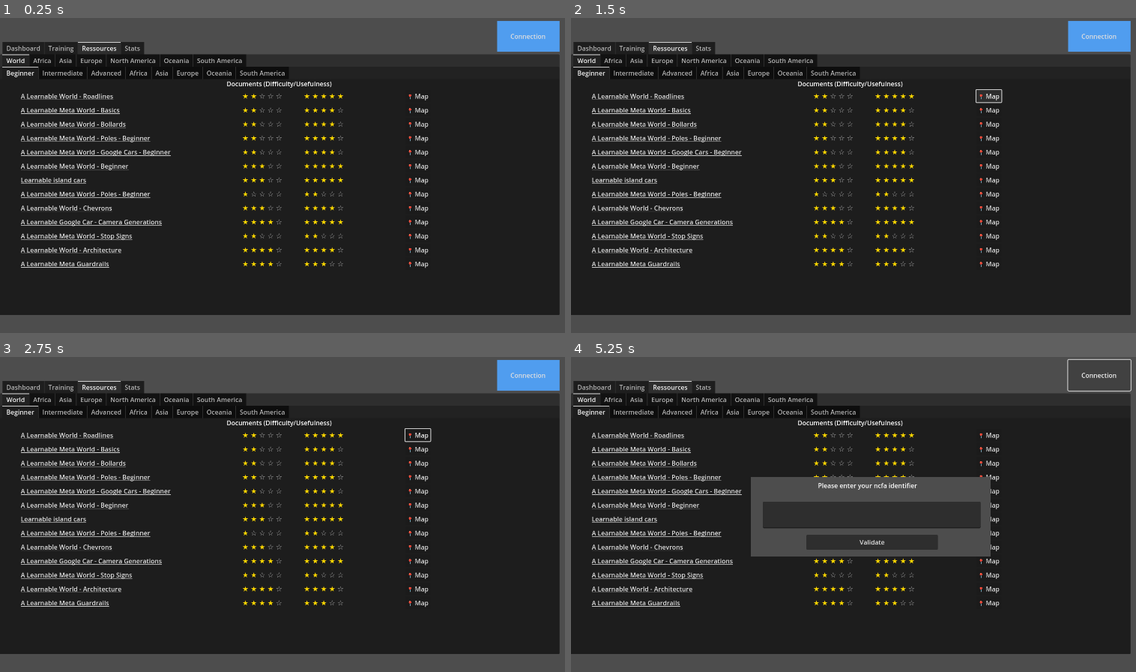
Above: before the commit, frames 1-4 (two rows, left to right).
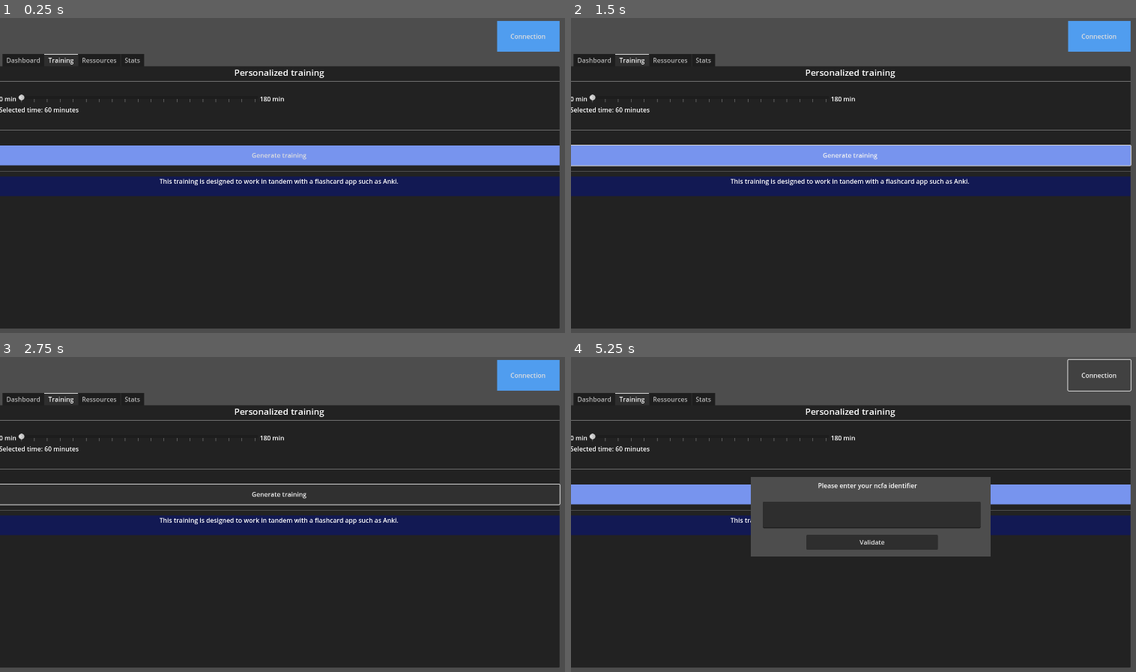
Above: after the commit, the same moments.

Repository: PierreSmague/GeoTrainer
Game: Godot game, scene res://scenes/main_menu.tscn
Two runs of this game, one before a commit and one after it. Both use one fixed random seed, a clock stepped at 60 frames per second and the inputs below.
Inputs (mouse positions are in pixels of both pictures, inside the frame that each line leads up to):
- Up to frame 1 (0.25 s): no input
- Up to frame 2 (1.5 s): click (847, 156) at 0.5 s, where only the run after the commit has a clickable "Generate training"; click (989, 96) at 1.25 s, where only the run before the commit has a clickable "📍 Map"
- Up to frame 3 (2.75 s): click (276, 495) at 2 s, where only the run after the commit has a clickable "Generate training"
- Up to frame 4 (5.25 s): click (989, 435) at 2.75 s, where only the run before the commit has a clickable "📍 Map"; click (847, 495) at 3.5 s, where only the run after the commit has a clickable "Generate training"; click (989, 435) at 4.25 s, where only the run before the commit has a clickable "📍 Map"; click "Connection" at 5 s

The runs differ from the first frame. In frame 1, 25% of the frame differs, in the area x 0-100%, y 7-99%; in frame 2, 26%; in frame 3, 20%; in frame 4, 20%.
Error before the commit: Invalid assignment of property or key 'visible' with value of type 'bool' on a base object of type 'null instance'. (res://scripts/connection_api.gd:61)

Commit message:
Add files via upload

Diff:
--- a/scenes/main_menu.tscn
+++ b/scenes/main_menu.tscn
@@ -7,6 +7,8 @@
 [ext_resource type="Script" uid="uid://dbrf0pdrmrefs" path="res://scripts/popup_analyze.gd" id="6_jk1qb"]
 [ext_resource type="Script" uid="uid://cbwvmm6no053s" path="res://scripts/connection_api.gd" id="6_oa1go"]
 [ext_resource type="Script" uid="uid://746mj0q7o37i" path="res://scripts/connection.gd" id="6_rtw2f"]
+[ext_resource type="Script" uid="uid://d0un3lqmb02js" path="res://scripts/reset_id.gd" id="7_7b55j"]
+[ext_resource type="Script" uid="uid://3mhvw8uhvo6f" path="res://scripts/priority_panel.gd" id="8_1ajci"]
 [ext_resource type="Script" uid="uid://cwrvgafi0vwwx" path="res://scripts/countries_ressources.gd" id="8_rcqid"]
 [ext_resource type="Script" uid="uid://dp8q83sg7qjmw" path="res://scripts/duels.gd" id="8_tbmy8"]
 [ext_resource type="Script" uid="uid://bpss2m8qpqmwd" path="res://scripts/duels_elo.gd" id="9_jk1qb"]
@@ -22,6 +24,22 @@
 
 [sub_resource type="StyleBoxFlat" id="StyleBoxFlat_tbmy8"]
 bg_color = Color(0.17770422, 0.636676, 0.9153496, 1)
+
+[sub_resource type="StyleBoxFlat" id="StyleBoxFlat_5pajh"]
+bg_color = Color(0.25051188, 0.62735, 0.92127717, 1)
+
+[sub_resource type="StyleBoxFlat" id="StyleBoxFlat_7b55j"]
+bg_color = Color(0.4679566, 0.57847375, 0.9329873, 1)
+
+[sub_resource type="StyleBoxFlat" id="StyleBoxFlat_j7ex8"]
+bg_color = Color(0.07288691, 0.09716912, 0.32647663, 1)
+
+[sub_resource type="StyleBoxFlat" id="StyleBoxFlat_rcqid"]
+
+[sub_resource type="ButtonGroup" id="ButtonGroup_rcqid"]
+
+[sub_resource type="StyleBoxFlat" id="StyleBoxFlat_1ajci"]
+bg_color = Color(0.22548616, 0.62942016, 0.92561066, 1)
 
 [node name="GeoTrainer" type="Control"]
 layout_mode = 3
@@ -99,11 +117,6 @@
 layout_mode = 2
 horizontal_alignment = 2
 
-[node name="Country" type="Label" parent="Connection API/AuthSlot/Profile_infos"]
-layout_mode = 2
-horizontal_alignment = 2
-uppercase = true
-
 [node name="ImportGames" type="Button" parent="Connection API/AuthSlot"]
 layout_mode = 0
 offset_left = -85.0
@@ -240,13 +253,25 @@
 vertical_alignment = 1
 autowrap_mode = 2
 
+[node name="ResetID" type="Button" parent="Connection API/AuthSlot"]
+layout_mode = 0
+offset_left = 74.0
+offset_top = 58.0
+offset_right = 231.0
+offset_bottom = 82.0
+theme_override_styles/normal = SubResource("StyleBoxFlat_5pajh")
+text = "Reset profile"
+script = ExtResource("7_7b55j")
+
+[node name="ConfirmationPopup" type="ConfirmationDialog" parent="Connection API/AuthSlot"]
+
 [node name="Tabs" type="TabContainer" parent="."]
 layout_mode = 0
 offset_left = -2.0
-offset_top = 60.0
+offset_top = 90.0
 offset_right = 1400.0
-offset_bottom = 744.0
-current_tab = 2
+offset_bottom = 778.0
+current_tab = 1
 script = ExtResource("2_rtw2f")
 
 [node name="Dashboard" type="Control" parent="Tabs"]
@@ -254,12 +279,114 @@
 layout_mode = 2
 metadata/_tab_index = 0
 
-[node name="Training" type="Control" parent="Tabs"]
-visible = false
+[node name="MainContainer" type="HBoxContainer" parent="Tabs/Dashboard"]
+layout_mode = 0
+offset_right = 1402.0
+offset_bottom = 657.0
+
+[node name="PriorityPanel" type="PanelContainer" parent="Tabs/Dashboard/MainContainer"]
+layout_mode = 2
+size_flags_horizontal = 3
+script = ExtResource("8_1ajci")
+
+[node name="Priorities" type="VBoxContainer" parent="Tabs/Dashboard/MainContainer/PriorityPanel"]
+layout_mode = 2
+
+[node name="Title" type="Label" parent="Tabs/Dashboard/MainContainer/PriorityPanel/Priorities"]
+layout_mode = 2
+text = "Training Priorities"
+horizontal_alignment = 1
+
+[node name="ScrollContainer" type="ScrollContainer" parent="Tabs/Dashboard/MainContainer/PriorityPanel/Priorities"]
+custom_minimum_size = Vector2(0, 620)
+layout_mode = 2
+
+[node name="PriorityList" type="VBoxContainer" parent="Tabs/Dashboard/MainContainer/PriorityPanel/Priorities/ScrollContainer"]
+layout_mode = 2
+size_flags_horizontal = 6
+alignment = 1
+
+[node name="RightPanel" type="Control" parent="Tabs/Dashboard/MainContainer"]
+layout_mode = 2
+size_flags_horizontal = 3
+
+[node name="Training" type="PanelContainer" parent="Tabs"]
 layout_mode = 2
 metadata/_tab_index = 1
 
+[node name="RootVBox" type="VBoxContainer" parent="Tabs/Training"]
+layout_mode = 2
+
+[node name="TimeTitle" type="Label" parent="Tabs/Training/RootVBox"]
+layout_mode = 2
+theme_override_font_sizes/font_size = 22
+text = "Personalized training"
+horizontal_alignment = 1
+
+[node name="HSeparator" type="HSeparator" parent="Tabs/Training/RootVBox"]
+layout_mode = 2
+
+[node name="TimeSelection" type="VBoxContainer" parent="Tabs/Training/RootVBox"]
+layout_mode = 2
+
+[node name="TimeTitle" type="Label" parent="Tabs/Training/RootVBox/TimeSelection"]
+layout_mode = 2
+
+[node name="TimeSliderRow" type="HBoxContainer" parent="Tabs/Training/RootVBox/TimeSelection"]
+layout_mode = 2
+
+[node name="TimeMinLabel" type="Label" parent="Tabs/Training/RootVBox/TimeSelection/TimeSliderRow"]
+layout_mode = 2
+text = "0 min"
+
+[node name="TimeSlider" type="HSlider" parent="Tabs/Training/RootVBox/TimeSelection/TimeSliderRow"]
+custom_minimum_size = Vector2(600, 0)
+layout_mode = 2
+max_value = 18.0
+tick_count = 19
+ticks_on_borders = true
+
+[node name="TimeMaxLabel" type="Label" parent="Tabs/Training/RootVBox/TimeSelection/TimeSliderRow"]
+layout_mode = 2
+text = "180 min"
+
+[node name="TimeValueLabel" type="Label" parent="Tabs/Training/RootVBox/TimeSelection"]
+layout_mode = 2
+text = "Selected time: 60 minutes"
+
+[node name="HSeparator3" type="HSeparator" parent="Tabs/Training/RootVBox"]
+custom_minimum_size = Vector2(0, 70)
+layout_mode = 2
+
+[node name="GenerateTrainingButton" type="Button" parent="Tabs/Training/RootVBox"]
+custom_minimum_size = Vector2(0, 50)
+layout_mode = 2
+theme_override_styles/normal = SubResource("StyleBoxFlat_7b55j")
+text = "Generate training"
+
+[node name="HSeparator2" type="HSeparator" parent="Tabs/Training/RootVBox"]
+custom_minimum_size = Vector2(0, 20)
+layout_mode = 2
+
+[node name="InfoBanner" type="PanelContainer" parent="Tabs/Training/RootVBox"]
+layout_mode = 2
+
+[node name="InfoText" type="Label" parent="Tabs/Training/RootVBox/InfoBanner"]
+layout_mode = 2
+theme_override_styles/normal = SubResource("StyleBoxFlat_j7ex8")
+text = "This training is designed to work in tandem with a flashcard app such as Anki.
+"
+horizontal_alignment = 1
+vertical_alignment = 1
+
+[node name="TrainingOutput" type="ScrollContainer" parent="Tabs/Training/RootVBox"]
+layout_mode = 2
+
+[node name="TrainingPlan" type="VBoxContainer" parent="Tabs/Training/RootVBox/TrainingOutput"]
+layout_mode = 2
+
 [node name="Ressources" type="TabContainer" parent="Tabs"]
+visible = false
 layout_mode = 2
 current_tab = 0
 metadata/_tab_index = 2
@@ -1641,12 +1768,37 @@
 layout_mode = 2
 size_flags_vertical = 0
 
+[node name="Bosnia" type="ScrollContainer" parent="Tabs/Ressources/Europe"]
+visible = false
+layout_mode = 2
+script = ExtResource("8_rcqid")
+country_name = "Bosnia"
+metadata/_tab_index = 4
+
+[node name="Content" type="HBoxContainer" parent="Tabs/Ressources/Europe/Bosnia"]
+layout_mode = 2
+size_flags_horizontal = 3
+
+[node name="DocsColumn" type="VBoxContainer" parent="Tabs/Ressources/Europe/Bosnia/Content"]
+layout_mode = 2
+size_flags_horizontal = 3
+size_flags_stretch_ratio = 7.0
+
+[node name="Docs" type="Label" parent="Tabs/Ressources/Europe/Bosnia/Content/DocsColumn"]
+layout_mode = 2
+text = "Documents (Difficulty/Usefulness)"
+horizontal_alignment = 1
+
+[node name="DocsList" type="VBoxContainer" parent="Tabs/Ressources/Europe/Bosnia/Content/DocsColumn"]
+layout_mode = 2
+size_flags_vertical = 0
+
 [node name="Bulgaria" type="ScrollContainer" parent="Tabs/Ressources/Europe"]
 visible = false
 layout_mode = 2
 script = ExtResource("8_rcqid")
 country_name = "Bulgaria"
-metadata/_tab_index = 4
+metadata/_tab_index = 5
 
 [node name="Content" type="HBoxContainer" parent="Tabs/Ressources/Europe/Bulgaria"]
 layout_mode = 2
@@ -1671,7 +1823,7 @@
 layout_mode = 2
 script = ExtResource("8_rcqid")
 country_name = "Croatia"
-metadata/_tab_index = 5
+metadata/_tab_index = 6
 
 [node name="Content" type="HBoxContainer" parent="Tabs/Ressources/Europe/Croatia"]
 layout_mode = 2
@@ -1696,7 +1848,7 @@
 layout_mode = 2
 script = ExtResource("8_rcqid")
 country_name = "Cyprus"
-metadata/_tab_index = 6
+metadata/_tab_index = 7
 
 [node name="Content" type="HBoxContainer" parent="Tabs/Ressources/Europe/Cyprus"]
 layout_mode = 2
@@ -1721,7 +1873,7 @@
 layout_mode = 2
 script = ExtResource("8_rcqid")
 country_name = "Czechia"
-metadata/_tab_index = 7
+metadata/_tab_index = 8
 
 [node name="Content" type="HBoxContainer" parent="Tabs/Ressources/Europe/Czechia"]
 layout_mode = 2
@@ -1746,7 +1898,7 @@
 layout_mode = 2
 script = ExtResource("8_rcqid")
 country_name = "Denmark"
-metadata/_tab_index = 8
+metadata/_tab_index = 9
 
 [node name="Content" type="HBoxContainer" parent="Tabs/Ressources/Europe/Denmark"]
 layout_mode = 2
@@ -1771,7 +1923,7 @@
 layout_mode = 2
 script = ExtResource("8_rcqid")
 country_name = "Estonia"
-metadata/_tab_index = 9
+metadata/_tab_index = 10
 
 [node name="Content" type="HBoxContainer" parent="Tabs/Ressources/Europe/Estonia"]
 layout_mode = 2
@@ -1796,7 +1948,7 @@
 layout_mode = 2
 script = ExtResource("8_rcqid")
 country_name = "Faroe Islands"
-metadata/_tab_index = 10
+metadata/_tab_index = 11
 
 [node name="Content" type="HBoxContainer" parent="Tabs/Ressources/Europe/Faroe"]
 layout_mode = 2
@@ -1821,7 +1973,7 @@
 layout_mode = 2
 script = ExtResource("8_rcqid")
 country_name = "Finland"
-metadata/_tab_index = 11
+metadata/_tab_index = 12
 
 [node name="Content" type="HBoxContainer" parent="Tabs/Ressources/Europe/Finland"]
 layout_mode = 2
@@ -1846,7 +1998,7 @@
 layout_mode = 2
 script = ExtResource("8_rcqid")
 country_name = "France"
-metadata/_tab_index = 12
+metadata/_tab_index = 13
 
 [node name="Content" type="HBoxContainer" parent="Tabs/Ressources/Europe/France"]
 layout_mode = 2
@@ -1871,7 +2023,7 @@
 layout_mode = 2
 script = ExtResource("8_rcqid")
 country_name = "Germany"
-metadata/_tab_index = 13
+metadata/_tab_index = 14
 
 [node name="Content" type="HBoxContainer" parent="Tabs/Ressources/Europe/Germany"]
 layout_mode = 2
@@ -1896,7 +2048,7 @@
 layout_mode = 2
 script = ExtResource("8_rcqid")
 country_name = "Gibraltar"
-metadata/_tab_index = 14
+metadata/_tab_index = 15
 
 [node name="Content" type="HBoxContainer" parent="Tabs/Ressources/Europe/Gibraltar"]
 layout_mode = 2
@@ -1921,7 +2073,7 @@
 layout_mode = 2
 script = ExtResource("8_rcqid")
 country_name = "Greece"
-metadata/_tab_index = 15
+metadata/_tab_index = 16
 
 [node name="Content" type="HBoxContainer" parent="Tabs/Ressources/Europe/Greece"]
 layout_mode = 2
@@ -1946,7 +2098,7 @@
 layout_mode = 2
 script = ExtResource("8_rcqid")
 country_name = "Hungary"
-metadata/_tab_index = 16
+metadata/_tab_index = 17
 
 [node name="Content" type="HBoxContainer" parent="Tabs/Ressources/Europe/Hungary"]
 layout_mode = 2
@@ -1971,7 +2123,7 @@
 layout_mode = 2
 script = ExtResource("8_rcqid")
 country_name = "Iceland"
-metadata/_tab_index = 17
+metadata/_tab_index = 18
 
 [node name="Content" type="HBoxContainer" parent="Tabs/Ressources/Europe/Iceland"]
 layout_mode = 2
@@ -1996,7 +2148,7 @@
 layout_mode = 2
 script = ExtResource("8_rcqid")
 country_name = "Ireland"
-metadata/_tab_index = 18
+metadata/_tab_index = 19
 
 [node name="Content" type="HBoxContainer" parent="Tabs/Ressources/Europe/Ireland"]
 layout_mode = 2
@@ -2021,7 +2173,7 @@
 layout_mode = 2
 script = ExtResource("8_rcqid")
 country_name = "Isle of Man"
-metadata/_tab_index = 19
+metadata/_tab_index = 20
 
 [node name="Content" type="HBoxContainer" parent="Tabs/Ressources/Europe/Isle of Man"]
 layout_mode = 2
@@ -2046,7 +2198,7 @@
 layout_mode = 2
 script = ExtResource("8_rcqid")
 country_name = "Italy"
-metadata/_tab_index = 20
+metadata/_tab_index = 21
 
 [node name="Content" type="HBoxContainer" parent="Tabs/Ressources/Europe/Italy"]
 layout_mode = 2
@@ -2071,7 +2223,7 @@
 layout_mode = 2
 script = ExtResource("8_rcqid")
 country_name = "Latvia"
-metadata/_tab_index = 21
+metadata/_tab_index = 22
 
 [node name="Content" type="HBoxContainer" parent="Tabs/Ressources/Europe/Latvia"]
 layout_mode = 2
@@ -2096,7 +2248,7 @@
 layout_mode = 2
 script = ExtResource("8_rcqid")
 country_name = "Liechtenstein"
-metadata/_tab_index = 22
+metadata/_tab_index = 23
 
 [node name="Content" type="HBoxContainer" parent="Tabs/Ressources/Europe/Liechtenstein"]
 layout_mode = 2
@@ -2121,7 +2273,7 @@
 layout_mode = 2
 script = ExtResource("8_rcqid")
 country_name = "Lithuania"
-metadata/_tab_index = 23
+metadata/_tab_index = 24
 
 [node name="Content" type="HBoxContainer" parent="Tabs/Ressources/Europe/Lithuania"]
 layout_mode = 2
@@ -2146,7 +2298,7 @@
 layout_mode = 2
 script = ExtResource("8_rcqid")
 country_name = "Luxembourg"
-metadata/_tab_index = 24
+metadata/_tab_index = 25
 
 [node name="Content" type="HBoxContainer" parent="Tabs/Ressources/Europe/Luxembourg"]
 layout_mode = 2
@@ -2171,7 +2323,7 @@
 layout_mode = 2
 script = ExtResource("8_rcqid")
 country_name = "North Macedonia"
-metadata/_tab_index = 25
+metadata/_tab_index = 26
 
 [node name="Content" type="HBoxContainer" parent="Tabs/Ressources/Europe/Macedonia"]
 layout_mode = 2
@@ -2196,7 +2348,7 @@
 layout_mode = 2
 script = ExtResource("8_rcqid")
 country_name = "Malta"
-metadata/_tab_index = 26
+metadata/_tab_index = 27
 
 [node name="Content" type="HBoxContainer" parent="Tabs/Ressources/Europe/Malta"]
 layout_mode = 2
@@ -2221,7 +2373,7 @@
 layout_mode = 2
 script = ExtResource("8_rcqid")
 country_name = "Monaco"
-metadata/_tab_index = 27
+metadata/_tab_index = 28
 
 [node name="Content" type="HBoxContainer" parent="Tabs/Ressources/Europe/Monaco"]
 layout_mode = 2
@@ -2246,7 +2398,7 @@
 layout_mode = 2
 script = ExtResource("8_rcqid")
 country_name = "Montenegro"
-metadata/_tab_index = 28
+metadata/_tab_index = 29
 
 [node name="Content" type="HBoxContainer" parent="Tabs/Ressources/Europe/Montenegro"]
 layout_mode = 2
@@ -2271,7 +2423,7 @@
 layout_mode = 2
 script = ExtResource("8_rcqid")
 country_name = "Netherlands"
-metadata/_tab_index = 29
+metadata/_tab_index = 30
 
 [node name="Content" type="HBoxContainer" parent="Tabs/Ressources/Europe/Netherlands"]
 layout_mode = 2
@@ -2296,7 +2448,7 @@
 layout_mode = 2
 script = ExtResource("8_rcqid")
 country_name = "Norway"
-metadata/_tab_index = 30
+metadata/_tab_index = 31
 
 [node name="Content" type="HBoxContainer" parent="Tabs/Ressources/Europe/Norway"]
 layout_mode = 2
@@ -2321,7 +2473,7 @@
 layout_mode = 2
 script = ExtResource("8_rcqid")
 country_name = "Poland"
-metadata/_tab_index = 31
+metadata/_tab_index = 32
 
 [node name="Content" type="HBoxContainer" parent="Tabs/Ressources/Europe/Poland"]
 layout_mode = 2
@@ -2346,7 +2498,7 @@
 layout_mode = 2
 script = ExtResource("8_rcqid")
 country_name = "Portugal"
-metadata/_tab_index = 32
+metadata/_tab_index = 33
 
 [node name="Content" type="HBoxContainer" parent="Tabs/Ressources/Europe/Portugal"]
 layout_mode = 2
@@ -2371,7 +2523,7 @@
 layout_mode = 2
 script = ExtResource("8_rcqid")
 country_name = "Romania"
-metadata/_tab_index = 33
+metadata/_tab_index = 34
 
 [node name="Content" type="HBoxContainer" parent="Tabs/Ressources/Europe/Romania"]
 layout_mode = 2
@@ -2396,7 +2548,7 @@
 layout_mode = 2
 script = ExtResource("8_rcqid")
 country_name = "San Marino"
-metadata/_tab_index = 34
+metadata/_tab_index = 35
 
 [node name="Content" type="HBoxContainer" parent="Tabs/Ressources/Europe/San Marino"]
 layout_mode = 2
@@ -2421,7 +2573,7 @@
 layout_mode = 2
 script = ExtResource("8_rcqid")
 country_name = "Serbia"
-metadata/_tab_index = 35
+metadata/_tab_index = 36
 
 [node name="Content" type="HBoxContainer" parent="Tabs/Ressources/Europe/Serbia"]
 layout_mode = 2
@@ -2446,7 +2598,7 @@
 layout_mode = 2
 script = ExtResource("8_rcqid")
 country_name = "Slovakia"
-metadata/_tab_index = 36
+metadata/_tab_index = 37
 
 [node name="Content" type="HBoxContainer" parent="Tabs/Ressources/Europe/Slovakia"]
 layout_mode = 2
@@ -2471,7 +2623,7 @@
 layout_mode = 2
 script = ExtResource("8_rcqid")
 country_name = "Slovenia"
-metadata/_tab_index = 37
+metadata/_tab_index = 38
 
 [node name="Content" type="HBoxContainer" parent="Tabs/Ressources/Europe/Slovenia"]
 layout_mode = 2
@@ -2496,7 +2648,7 @@
 layout_mode = 2
 script = ExtResource("8_rcqid")
 country_name = "Spain"
-metadata/_tab_index = 38
+metadata/_tab_index = 39
 
 [node name="Content" type="HBoxContainer" parent="Tabs/Ressources/Europe/Spain"]
 layout_mode = 2
@@ -2521,7 +2673,7 @@
 layout_mode = 2
 script = ExtResource("8_rcqid")
 country_name = "Sweden"
-metadata/_tab_index = 39
+metadata/_tab_index = 40
 
 [node name="Content" type="HBoxContainer" parent="Tabs/Ressources/Europe/Sweden"]
 layout_mode = 2
@@ -2546,7 +2698,7 @@
 layout_mode = 2
 script = ExtResource("8_rcqid")
 country_name = "Switzerland"
-metadata/_tab_index = 40
+metadata/_tab_index = 41
 
 [node name="Content" type="HBoxContainer" parent="Tabs/Ressources/Europe/Switzerland"]
 layout_mode = 2
@@ -2571,7 +2723,7 @@
 layout_mode = 2
 script = ExtResource("8_rcqid")
 country_name = "Ukraine"
-metadata/_tab_index = 41
+metadata/_tab_index = 42
 
 [node name="Content" type="HBoxContainer" parent="Tabs/Ressources/Europe/Ukraine"]
 layout_mode = 2
@@ -2596,7 +2748,7 @@
 layout_mode = 2
 script = ExtResource("8_rcqid")
 country_name = "United Kingdom"
-metadata/_tab_index = 42
+metadata/_tab_index = 43
 
 [node name="Content" type="HBoxContainer" parent="Tabs/Ressources/Europe/UK"]
 layout_mode = 2
@@ -2696,28 +2848,28 @@
 layout_mode = 2
 size_flags_vertical = 0
 
-[node name="Dominican Rep" type="ScrollContainer" parent="Tabs/Ressources/North America"]
+[node name="Dominican Republic" type="ScrollContainer" parent="Tabs/Ressources/North America"]
 visible = false
 layout_mode = 2
 script = ExtResource("8_rcqid")
 country_name = "Dominican Republic"
 metadata/_tab_index = 3
 
-[node name="Content" type="HBoxContainer" parent="Tabs/Ressources/North America/Dominican Rep"]
-layout_mode = 2
-size_flags_horizontal = 3
-
-[node name="DocsColumn" type="VBoxContainer" parent="Tabs/Ressources/North America/Dominican Rep/Content"]
-layout_mode = 2
-size_flags_horizontal = 3
-size_flags_stretch_ratio = 7.0
-
-[node name="Docs" type="Label" parent="Tabs/Ressources/North America/Dominican Rep/Content/DocsColumn"]
-layout_mode = 2
-text = "Documents (Difficulty/Usefulness)"
-horizontal_alignment = 1
-
-[node name="DocsList" type="VBoxContainer" parent="Tabs/Ressources/North America/Dominican Rep/Content/DocsColumn"]
+[node name="Content" type="HBoxContainer" parent="Tabs/Ressources/North America/Dominican Republic"]
+layout_mode = 2
+size_flags_horizontal = 3
+
+[node name="DocsColumn" type="VBoxContainer" parent="Tabs/Ressources/North America/Dominican Republic/Content"]
+layout_mode = 2
+size_flags_horizontal = 3
+size_flags_stretch_ratio = 7.0
+
+[node name="Docs" type="Label" parent="Tabs/Ressources/North America/Dominican Republic/Content/DocsColumn"]
+layout_mode = 2
+text = "Documents (Difficulty/Usefulness)"
+horizontal_alignment = 1
+
+[node name="DocsList" type="VBoxContainer" parent="Tabs/Ressources/North America/Dominican Republic/Content/DocsColumn"]
 layout_mode = 2
 size_flags_vertical = 0
 
@@ -3256,12 +3408,37 @@
 layout_mode = 2
 size_flags_vertical = 0
 
+[node name="Paraguay" type="ScrollContainer" parent="Tabs/Ressources/South America"]
+visible = false
+layout_mode = 2
+script = ExtResource("8_rcqid")
+country_name = "Paraguay"
+metadata/_tab_index = 7
+
+[node name="Content" type="HBoxContainer" parent="Tabs/Ressources/South America/Paraguay"]
+layout_mode = 2
+size_flags_horizontal = 3
+
+[node name="DocsColumn" type="VBoxContainer" parent="Tabs/Ressources/South America/Paraguay/Content"]
+layout_mode = 2
+size_flags_horizontal = 3
+size_flags_stretch_ratio = 7.0
+
+[node name="Docs" type="Label" parent="Tabs/Ressources/South America/Paraguay/Content/DocsColumn"]
+layout_mode = 2
+text = "Documents (Difficulty/Usefulness)"
+horizontal_alignment = 1
+
+[node name="DocsList" type="VBoxContainer" parent="Tabs/Ressources/South America/Paraguay/Content/DocsColumn"]
+layout_mode = 2
+size_flags_vertical = 0
+
 [node name="Peru" type="ScrollContainer" parent="Tabs/Ressources/South America"]
 visible = false
 layout_mode = 2
 script = ExtResource("8_rcqid")
 country_name = "Peru"
-metadata/_tab_index = 7
+metadata/_tab_index = 8
 
 [node name="Content" type="HBoxContainer" parent="Tabs/Ressources/South America/Peru"]
 layout_mode = 2
@@ -3286,7 +3463,7 @@
 layout_mode = 2
 script = ExtResource("8_rcqid")
 country_name = "Uruguay"
-metadata/_tab_index = 8
+metadata/_tab_index = 9
 
 [node name="Content" type="HBoxContainer" parent="Tabs/Ressources/South America/Uruguay"]
 layout_mode = 2
@@ -3309,10 +3486,11 @@
 [node name="Stats" type="TabContainer" parent="Tabs"]
 visible = false
 layout_mode = 2
-current_tab = 0
+current_tab = 2
 metadata/_tab_index = 3
 
 [node name="Duels" type="TabContainer" parent="Tabs/Stats"]
+visible = false
 layout_mode = 2
 current_tab = 2
 script = ExtResource("8_tbmy8")
@@ -3369,5 +3547,97 @@
 [node name="VBoxContainer" type="VBoxContainer" parent="Tabs/Stats/Solo/Maps/ScrollContainer"]
 layout_mode = 2
 
+[node name="FilterModeAndDate" type="VBoxContainer" parent="Tabs/Stats"]
+layout_mode = 2
+metadata/_tab_index = 2
+
+[node name="FiltersPanel" type="PanelContainer" parent="Tabs/Stats/FilterModeAndDate"]
+custom_minimum_size = Vector2(0, 140)
+layout_mode = 2
+theme_override_styles/panel = SubResource("StyleBoxFlat_rcqid")
+
+[node name="FiltersVBox" type="VBoxContainer" parent="Tabs/Stats/FilterModeAndDate/FiltersPanel"]
+layout_mode = 2
+
+[node name="Filters" type="Label" parent="Tabs/Stats/FilterModeAndDate/FiltersPanel/FiltersVBox"]
+layout_mode = 2
+
+[node name="DateRange" type="HBoxContainer" parent="Tabs/Stats/FilterModeAndDate/FiltersPanel/FiltersVBox"]
+layout_mode = 2
+
+[node name="DateStart" type="VBoxContainer" parent="Tabs/Stats/FilterModeAndDate/FiltersPanel/FiltersVBox/DateRange"]
+custom_minimum_size = Vector2(500, 0)
+layout_mode = 2
+alignment = 1
+
+[node name="DateStartLabel" type="Label" parent="Tabs/Stats/FilterModeAndDate/FiltersPanel/FiltersVBox/DateRange/DateStart"]
+layout_mode = 2
+text = "From"
+horizontal_alignment = 1
+
+[node name="DateStartSlider" type="HSlider" parent="Tabs/Stats/FilterModeAndDate/FiltersPanel/FiltersVBox/DateRange/DateStart"]
+layout_mode = 2
+step = 86400.0
+allow_greater = true
+allow_lesser = true
+
+[node name="DateEnd" type="VBoxContainer" parent="Tabs/Stats/FilterModeAndDate/FiltersPanel/FiltersVBox/DateRange"]
+custom_minimum_size = Vector2(500, 0)
+layout_mode = 2
+alignment = 1
+
+[node name="DateEndLabel" type="Label" parent="Tabs/Stats/FilterModeAndDate/FiltersPanel/FiltersVBox/DateRange/DateEnd"]
+layout_mode = 2
+text = "To"
+horizontal_alignment = 1
+
+[node name="DateEndSlider" type="HSlider" parent="Tabs/Stats/FilterModeAndDate/FiltersPanel/FiltersVBox/DateRange/DateEnd"]
+layout_mode = 2
+step = 86400.0
+allow_greater = true
+allow_lesser = true
+
+[node name="Separator" type="HSeparator" parent="Tabs/Stats/FilterModeAndDate/FiltersPanel/FiltersVBox"]
+layout_mode = 2
+
+[node name="ModeSelector" type="HBoxContainer" parent="Tabs/Stats/FilterModeAndDate/FiltersPanel/FiltersVBox"]
+layout_mode = 2
+
+[node name="Move" type="Button" parent="Tabs/Stats/FilterModeAndDate/FiltersPanel/FiltersVBox/ModeSelector"]
+layout_mode = 2
+size_flags_horizontal = 3
+toggle_mode = true
+button_group = SubResource("ButtonGroup_rcqid")
+text = "Move"
+
+[node name="NM" type="Button" parent="Tabs/Stats/FilterModeAndDate/FiltersPanel/FiltersVBox/ModeSelector"]
+layout_mode = 2
+size_flags_horizontal = 3
+toggle_mode = true
+button_group = SubResource("ButtonGroup_rcqid")
+text = "NM"
+
+[node name="NMPZ" type="Button" parent="Tabs/Stats/FilterModeAndDate/FiltersPanel/FiltersVBox/ModeSelector"]
+layout_mode = 2
+size_flags_horizontal = 3
+toggle_mode = true
+button_group = SubResource("ButtonGroup_rcqid")
+text = "NMPZ"
+
+[node name="Separator2" type="HSeparator" parent="Tabs/Stats/FilterModeAndDate/FiltersPanel/FiltersVBox"]
+layout_mode = 2
+
+[node name="Filter" type="Button" parent="Tabs/Stats/FilterModeAndDate/FiltersPanel/FiltersVBox"]
+custom_minimum_size = Vector2(0, 36)
+layout_mode = 2
+theme_override_styles/normal = SubResource("StyleBoxFlat_1ajci")
+text = "Filter"
+
 [connection signal="pressed" from="Connection API/AuthSlot/Connection/Popup_ncfa/Validate" to="Connection API/AuthSlot/Connection" method="_on_popup_validate"]
 [connection signal="confirmed" from="Connection API/AuthSlot/AnalyzeGames/ConfirmPopup" to="Connection API/AuthSlot/AnalyzeGames" method="_on_confirm_ok_pressed"]
+[connection signal="value_changed" from="Tabs/Stats/FilterModeAndDate/FiltersPanel/FiltersVBox/DateRange/DateStart/DateStartSlider" to="Tabs/Stats/Duels" method="_on_date_start_changed"]
+[connection signal="value_changed" from="Tabs/Stats/FilterModeAndDate/FiltersPanel/FiltersVBox/DateRange/DateEnd/DateEndSlider" to="Tabs/Stats/Duels" method="_on_date_end_changed"]
+[connection signal="pressed" from="Tabs/Stats/FilterModeAndDate/FiltersPanel/FiltersVBox/ModeSelector/Move" to="Tabs/Stats/Duels" method="_on_move_pressed"]
+[connection signal="pressed" from="Tabs/Stats/FilterModeAndDate/FiltersPanel/FiltersVBox/ModeSelector/NM" to="Tabs/Stats/Duels" method="_on_nm_pressed"]
+[connection signal="pressed" from="Tabs/Stats/FilterModeAndDate/FiltersPanel/FiltersVBox/ModeSelector/NMPZ" to="Tabs/Stats/Duels" method="_on_nmpz_pressed"]
+[connection signal="pressed" from="Tabs/Stats/FilterModeAndDate/FiltersPanel/FiltersVBox/Filter" to="Tabs/Stats/Duels" method="_on_filter_pressed"]
Not shown: 1 places in scenes/main_menu.tscn that only renumber resources
